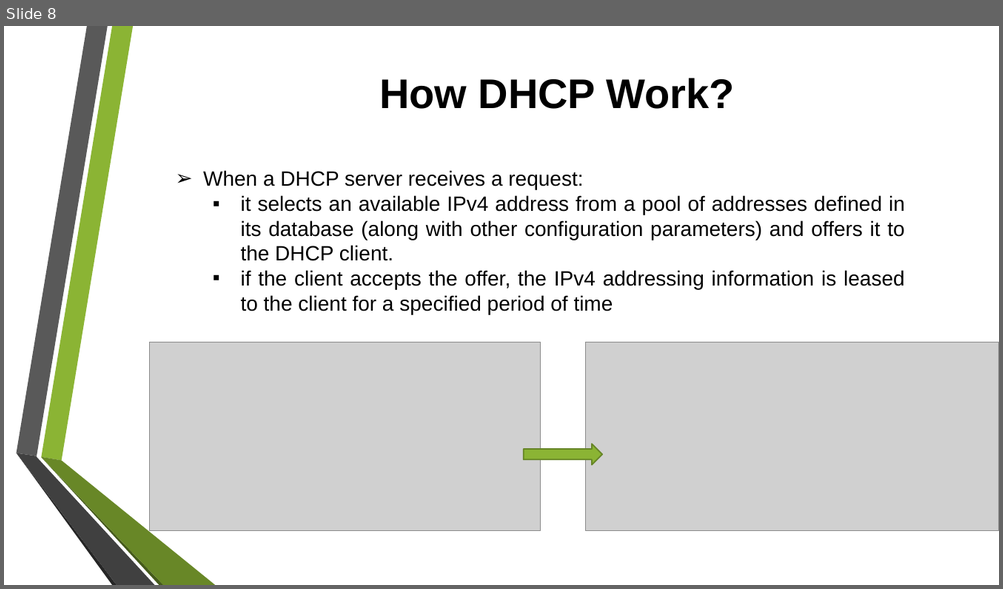
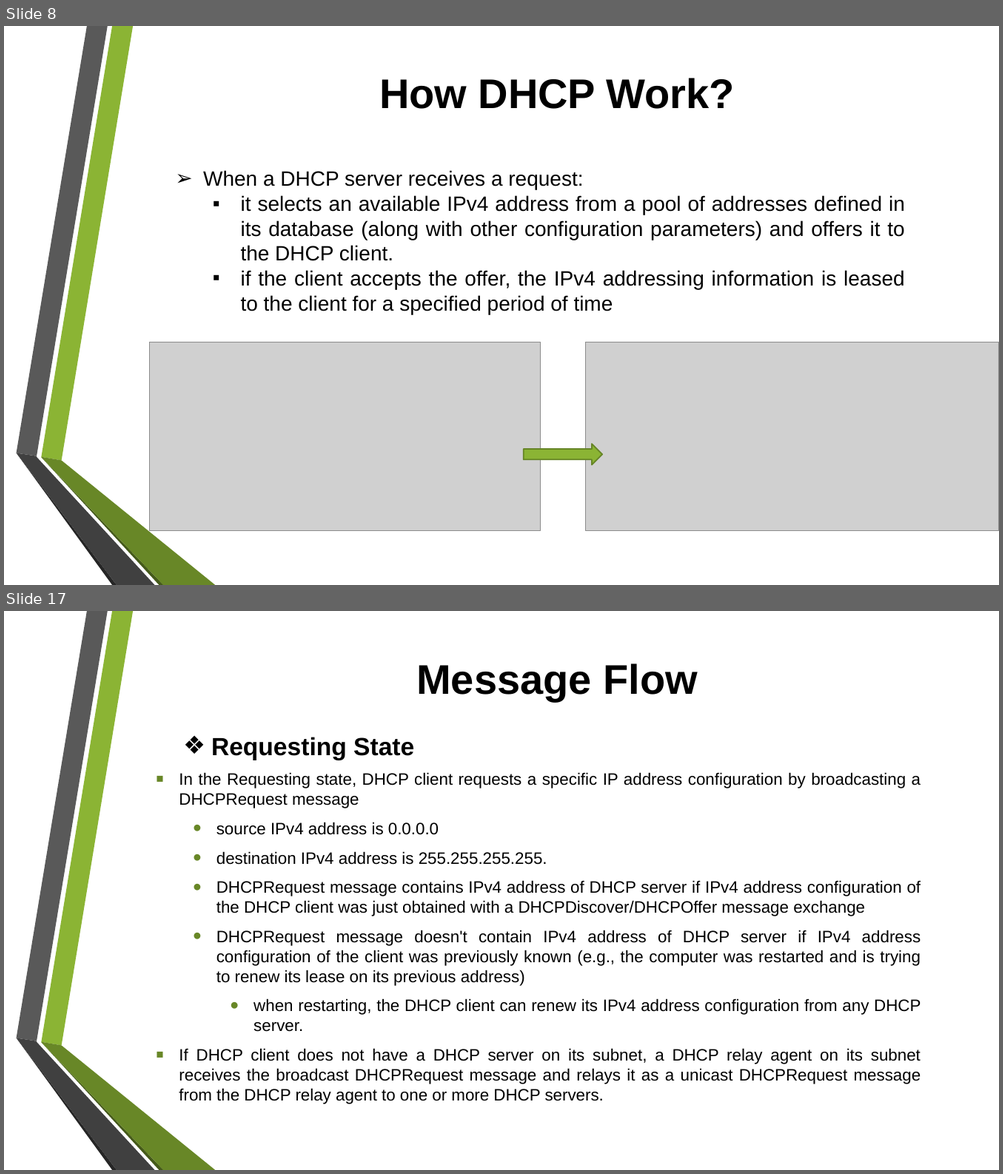
Before and after one commit to tiendatdk3493/Tai_Lieu, a slide deck: Dynamic Host Configuration Protocol (DHCP) Overview.pptx. Shown one above the other, each under a label of ours: slide 8 before the commit, slides 8 and 17 after it; the slides between them are not shown. The pictures are 1003x589 and 1003x1174 pixels, drawn with LibreOffice and Linux fonts; fonts in the diff are those of the drawing; grey boxes stand for pictures; background and template pictures are left out. Boxes give left, top, right and bottom in pixels: in the first picture for what was removed or moved away, otherwise in the second. Text is boxed around its words. In the diff, an @@ line names an element or a change of style, - is before the commit and + after.

```diff
--- a/Dynamic Host Configuration Protocol (DHCP) Overview.pptx
+++ b/Dynamic Host Configuration Protocol (DHCP) Overview.pptx
@@ slide 17 added at [4,611,999,1170], background picture (left out); not listed: 6 template elements that a slide beside it also shows @@
@@ title added at [416,664,697,701], 40 pt, text #000000, bold @@
+Message Flow
@@ text added at [211,737,414,760], 24 pt, text #000000, bold @@
+❖ Requesting State
@@ text added at [179,772,921,1105], 16 pt, text #000000 @@
+▪ In the Requesting state, DHCP client requests a specific IP address configuration by broadcasting a DHCPRequest message
+  • source IPv4 address is 0.0.0.0
+  • destination IPv4 address is 255.255.255.255.
+  • DHCPRequest message contains IPv4 address of DHCP server if IPv4 address configuration of the DHCP client was just obtained with a DHCPDiscover/DHCPOffer message exchange
+  • DHCPRequest message doesn't contain IPv4 address of DHCP server if IPv4 address configuration of the client was previously known (e.g., the computer was restarted and is trying to renew its lease on its previous address)
+    • when restarting, the DHCP client can renew its IPv4 address configuration from any DHCP server.
+▪ If DHCP client does not have a DHCP server on its subnet, a DHCP relay agent on its subnet receives the broadcast DHCPRequest message and relays it as a unicast DHCPRequest message from the DHCP relay agent to one or more DHCP servers.
```
Also in this commit, not shown: 9 slides changed, 22 other slides added, 1 slide removed, 1 other file.
